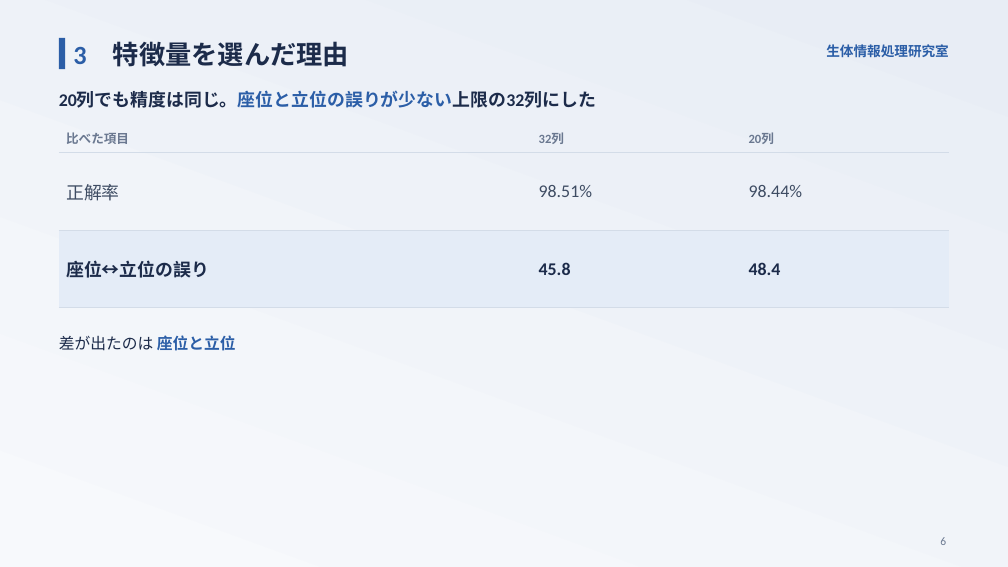
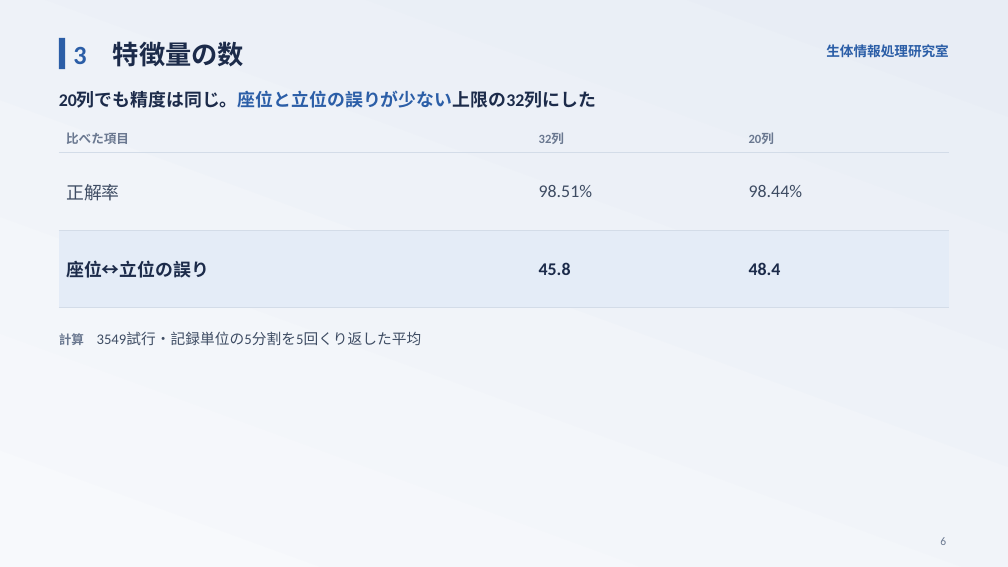
Before and after one commit to takuto-nohara/DataScienceContest, a slide deck: slide 6 of presentation/final_seitailab.pptx. Drawn at 1008x567 pixels with LibreOffice and Linux fonts; fonts in the diff are those of the drawing. Boxes give left, top, right and bottom in pixels: in the first picture for what was removed or moved away, otherwise in the second. Text is boxed around its words. In the diff, an @@ line names an element or a change of style, - is before the commit and + after.

```diff
--- a/presentation/final_seitailab.pptx
+++ b/presentation/final_seitailab.pptx
@@ text at bbox=[73, 41, 244, 67]: text changed @@
-3 特徴量を選んだ理由
+3 特徴量の数
@@ text at bbox=[59, 332, 422, 345]: text changed; size 15 to 14 pt; text colour #1C2B4A to #3E4C63 @@
-差が出たのは 座位と立位
+計算 3549試行・記録単位の5分割を5回くり返した平均
```
Also in this commit, not shown: 5 other slides changed, 15 other files.
